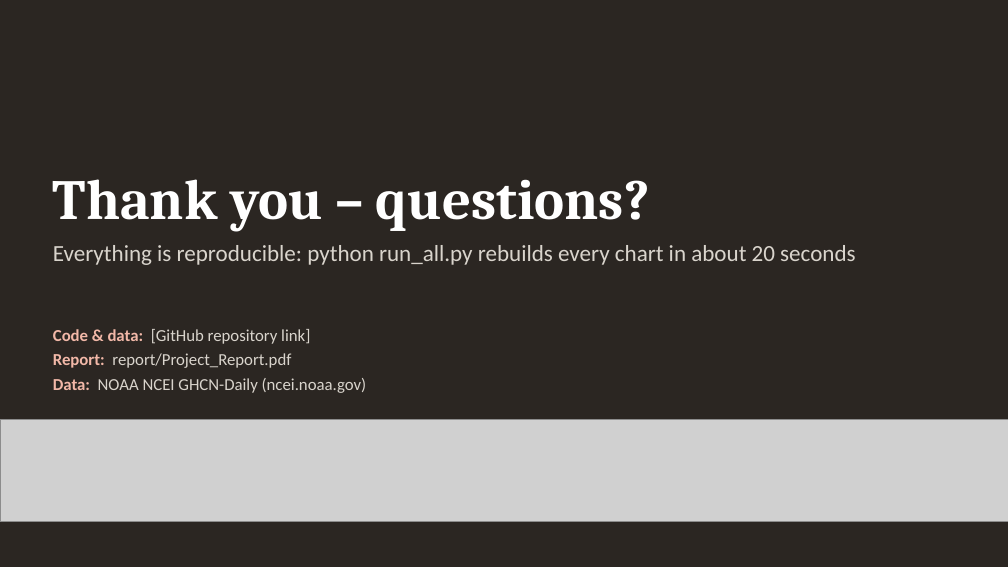
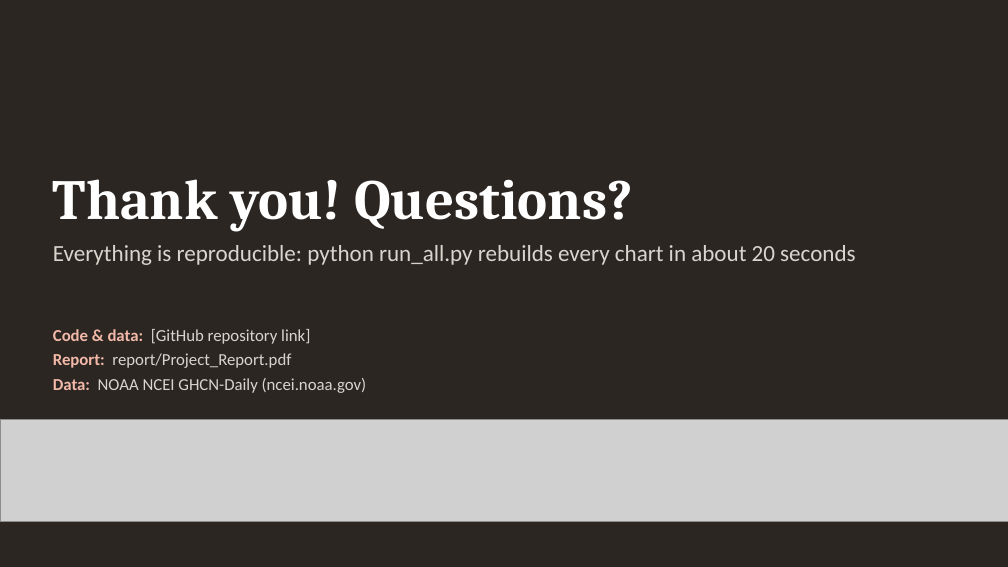
Before and after one commit to GITGUD360/P1-data-analysis-and-visualization, a slide deck: slide 16 of presentation/SC_Climate_Presentation.pptx. Drawn at 1008x567 pixels with LibreOffice and Linux fonts; fonts in the diff are those of the drawing; grey boxes stand for pictures. Boxes give left, top, right and bottom in pixels: in the first picture for what was removed or moved away, otherwise in the second. Text is boxed around its words. In the diff, an @@ line names an element or a change of style, - is before the commit and + after.

```diff
--- a/presentation/SC_Climate_Presentation.pptx
+++ b/presentation/SC_Climate_Presentation.pptx
@@ title at [53, 179, 633, 232]: text changed @@
-Thank you – questions?
+Thank you! Questions?
```
Also in this commit, not shown: 15 other slides changed, 23 other files.
